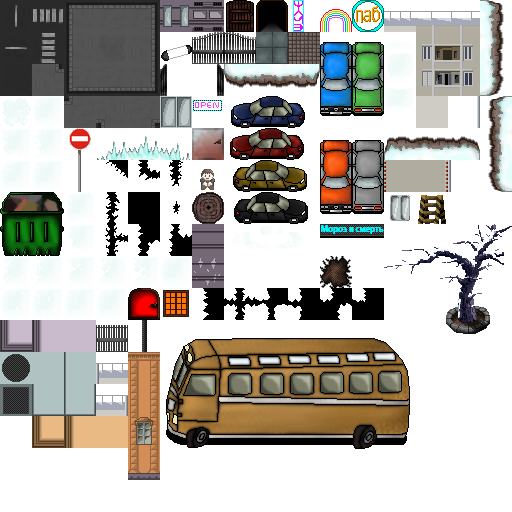
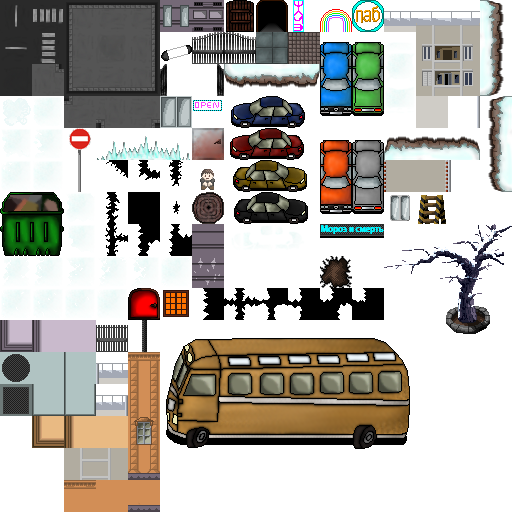
Layered file, before and after one edit (512px x 512px). Changes by layer:
added layer "Calque 10" above "Calque 8" over [64, 480, 96, 489]
added layer "Calque 8" above "Calque 9" over [128, 505, 160, 512]
added layer "Calque 9" above "Calque 6" over [64, 480, 96, 512]
added layer "Calque 6" above "Calque 7" over [96, 480, 160, 512]
added layer "Calque 7" above "Мороз и смерть copie 3" over [64, 448, 128, 480]
